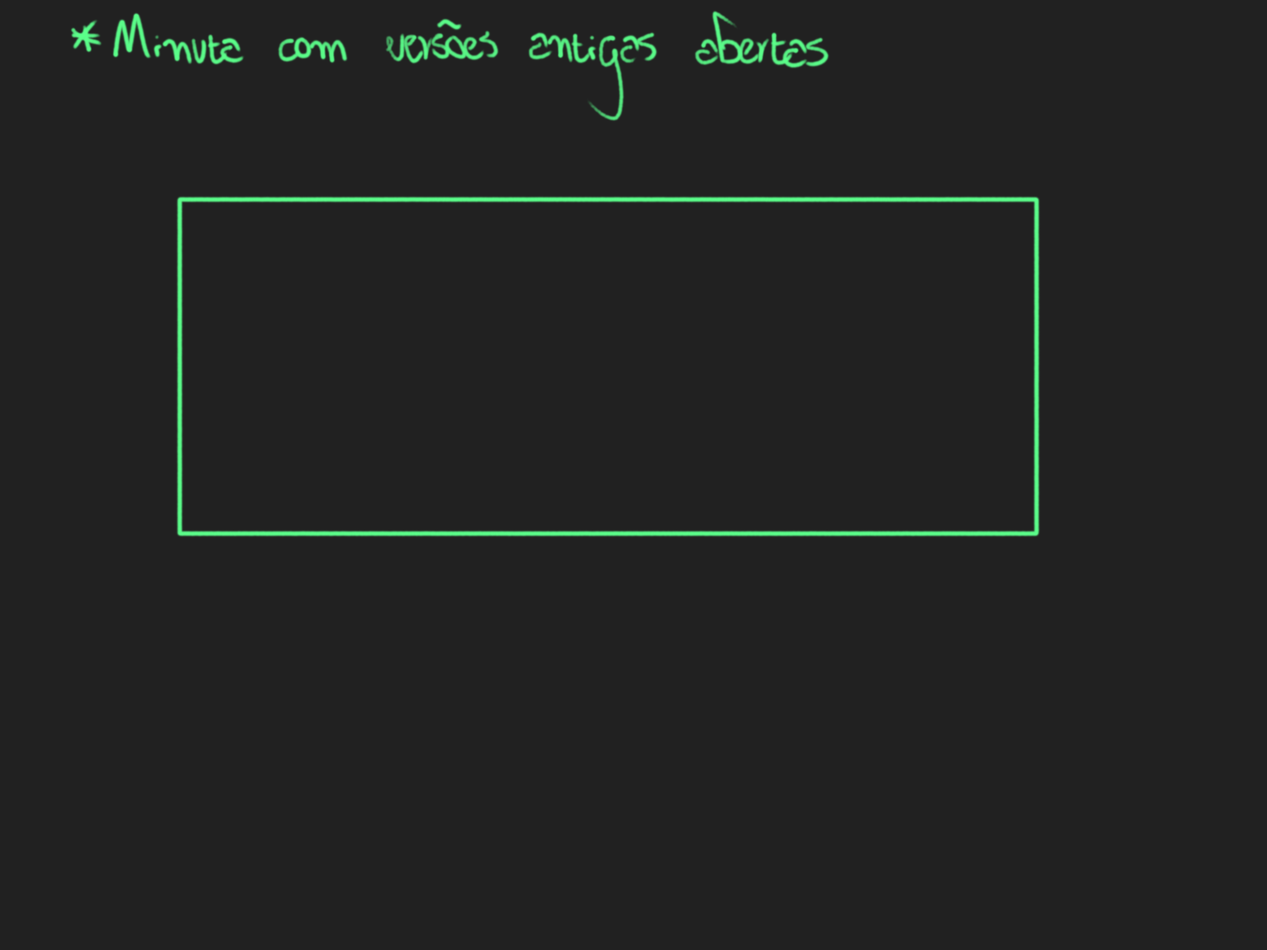
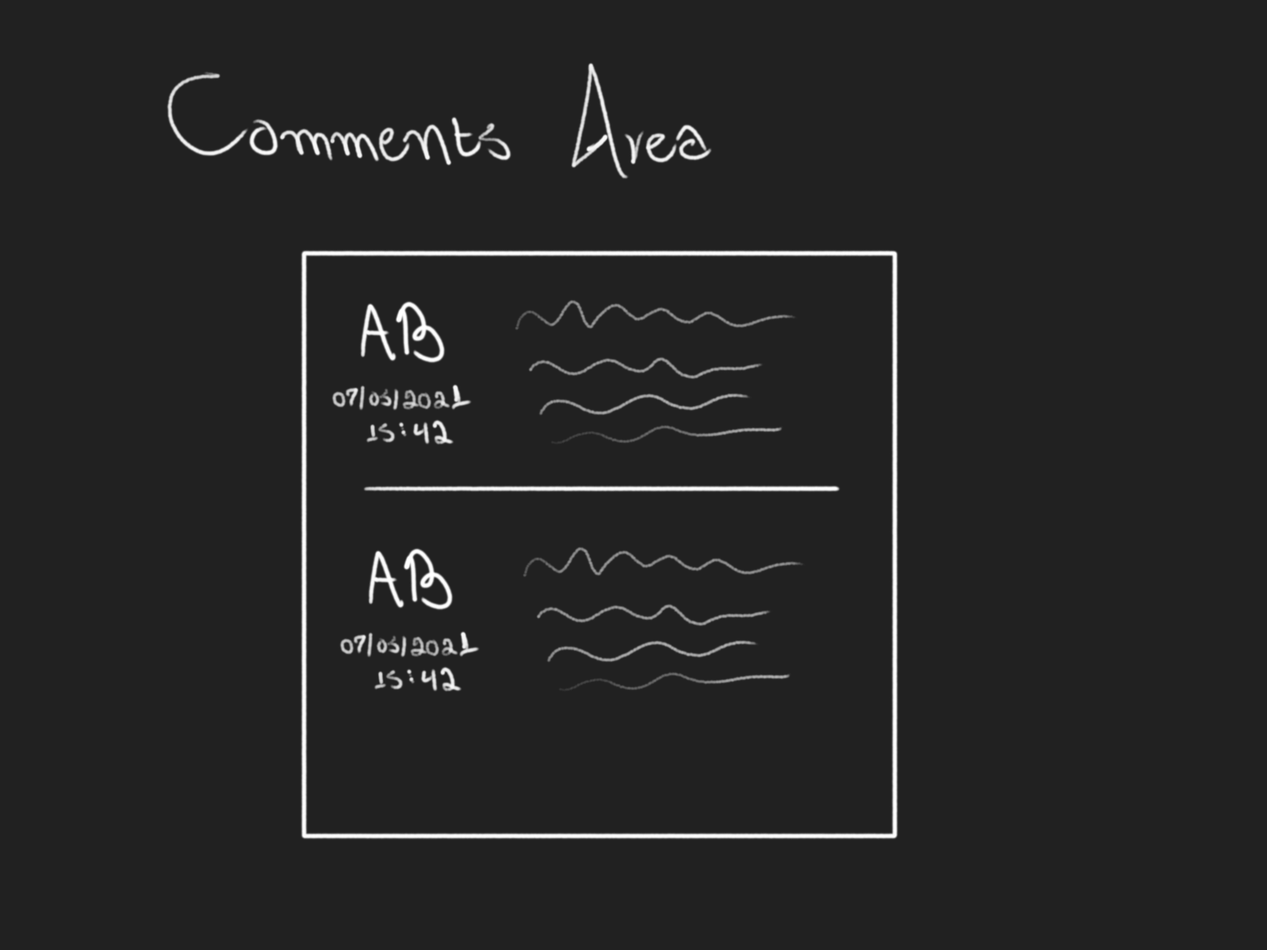
Layers edited between the first and the second 1267x950 image:
added layer "Layer 4" above "Layer 2" over (152, 50, 913, 840)
hid "Layer 2", painted on it over (70, 10, 1041, 558)
